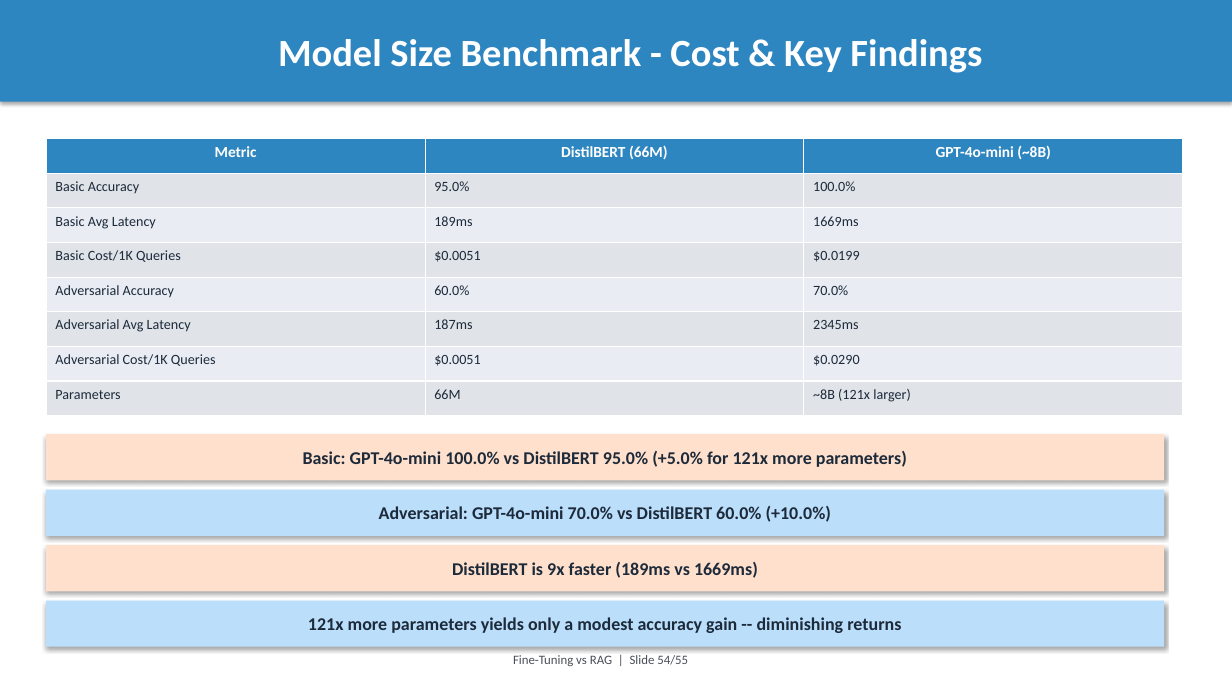
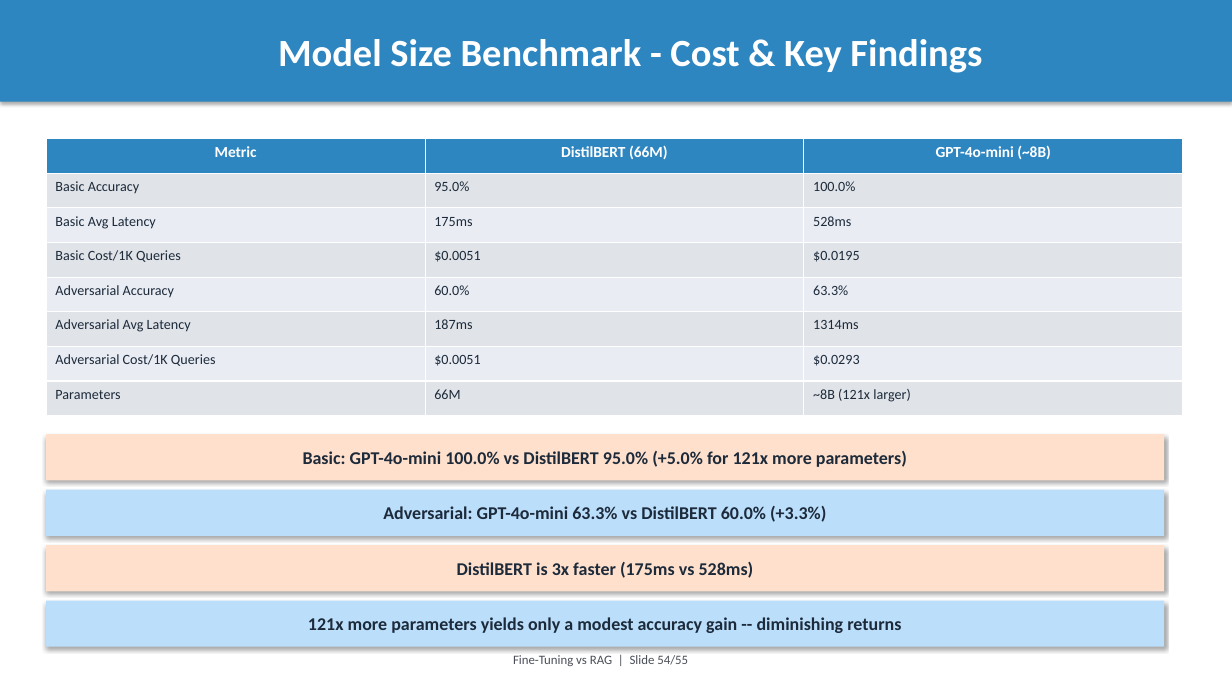
Before and after one commit to intelliswarm-ai/finetune-vs-rag, a slide deck: slide 54 of presentation.pptx. Drawn at 1232x693 pixels with LibreOffice and Linux fonts; fonts in the diff are those of the drawing. Boxes give left, top, right and bottom in pixels: in the first picture for what was removed or moved away, otherwise in the second. Text is boxed around its words. In the diff, an @@ line names an element or a change of style, - is before the commit and + after.

```diff
--- a/presentation.pptx
+++ b/presentation.pptx
@@ table at (46, 139, 1183, 416) @@
-row 3, column 2: 189ms
+row 3, column 2: 175ms
-row 3, column 3: 1669ms
+row 3, column 3: 528ms
-row 4, column 3: $0.0199
+row 4, column 3: $0.0195
-row 5, column 3: 70.0%
+row 5, column 3: 63.3%
-row 6, column 3: 2345ms
+row 6, column 3: 1314ms
-row 7, column 3: $0.0290
+row 7, column 3: $0.0293
@@ text in rectangle at (383, 506, 826, 522): text changed @@
-Adversarial: GPT-4o-mini 70.0% vs DistilBERT 60.0% (+10.0%)
+Adversarial: GPT-4o-mini 63.3% vs DistilBERT 60.0% (+3.3%)
@@ text in rectangle at (457, 562, 754, 578): text changed @@
-DistilBERT is 9x faster (189ms vs 1669ms)
+DistilBERT is 3x faster (175ms vs 528ms)
```
Also in this commit, not shown: 4 other slides changed, 4 slides added, 1 slide removed, 12 other files.
